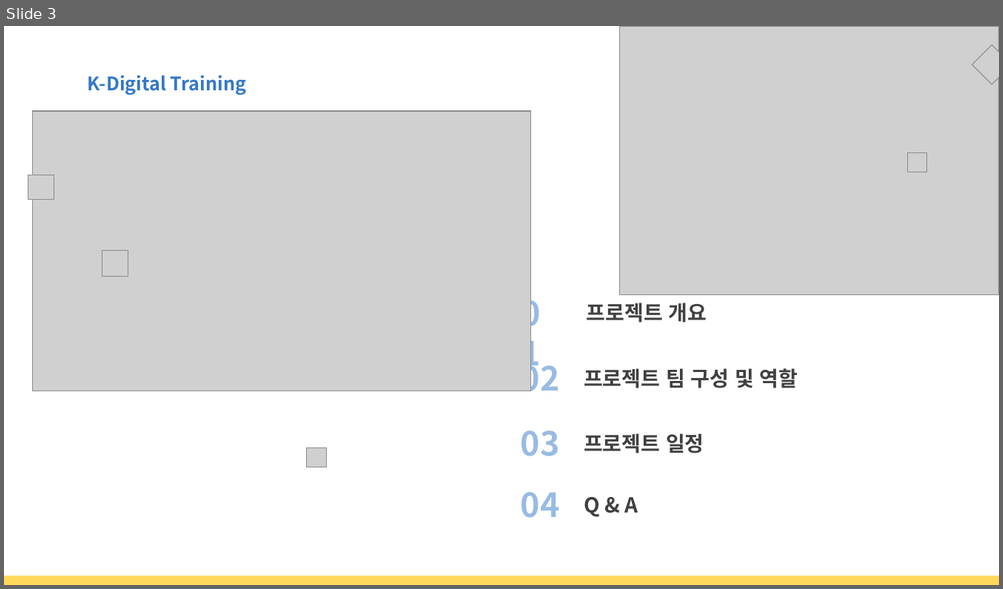
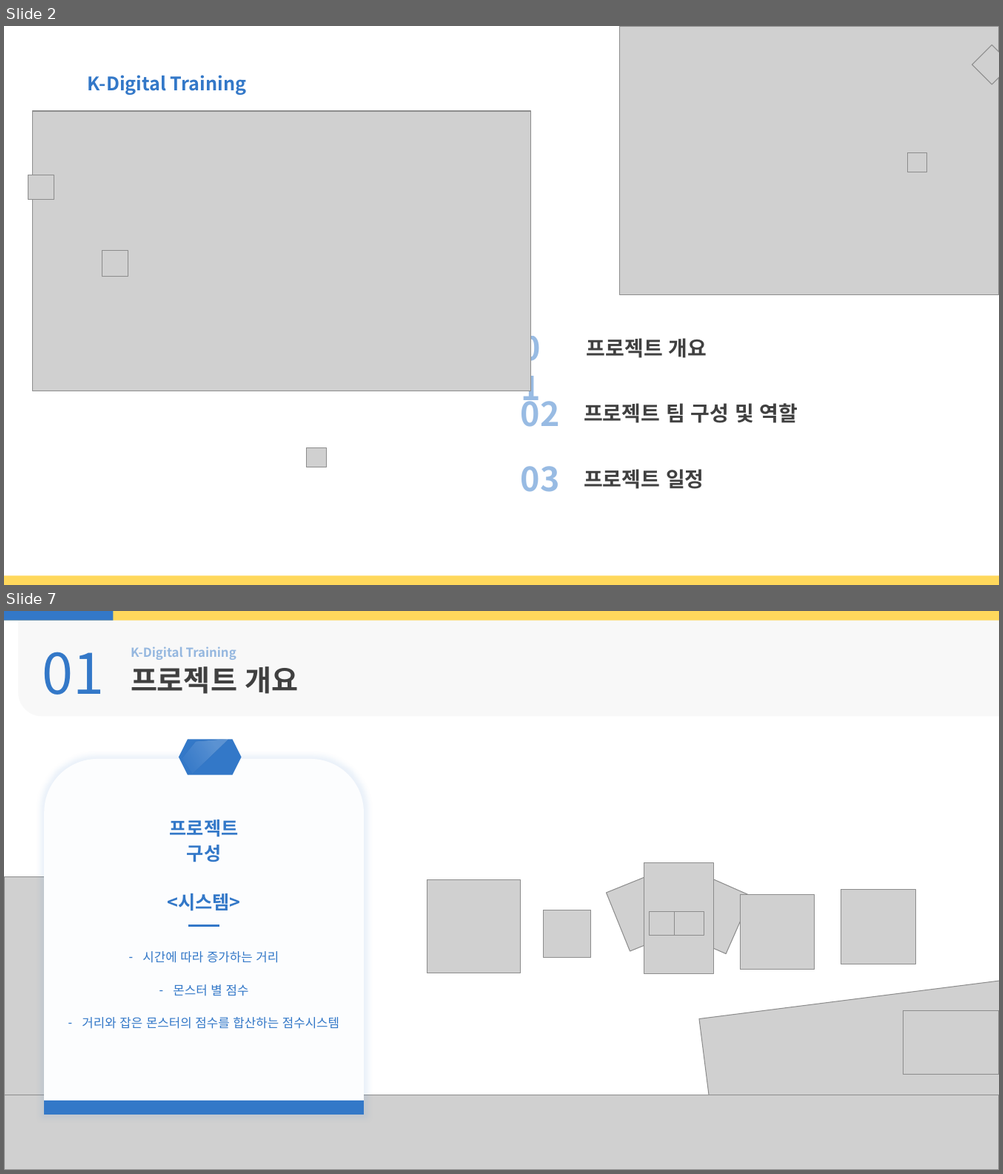
Before and after one commit to seojin0806/html_teamproject, a slide deck: 문서/제안서발표자료(수정중).pptx. Shown one above the other, each under a label of ours: slide 3 before the commit, slides 2 and 7 after it; the slides between them are not shown. The pictures are 1003x589 and 1003x1174 pixels, drawn with LibreOffice and Linux fonts; fonts in the diff are those of the drawing; grey boxes stand for pictures; background and template pictures are left out. Boxes give left, top, right and bottom in pixels: in the first picture for what was removed or moved away, otherwise in the second. Text is boxed around its words. In the diff, an @@ line names an element or a change of style, - is before the commit and + after.

```diff
--- a/문서/제안서발표자료(수정중).pptx
+++ b/문서/제안서발표자료(수정중).pptx
@@ slide 7 added at (x1=4, y1=611, x2=999, y2=1170), background picture (left out) @@
@@ rectangle added at (x1=4, y1=611, x2=999, y2=620), fill #FFD85C @@
@@ rectangle added at (x1=4, y1=611, x2=113, y2=620), fill #3378C8 @@
@@ round rect added at (x1=18, y1=617, x2=999, y2=717), fill #F2F2F2 at 50% opacity @@
@@ text added at (x1=42, y1=652, x2=104, y2=695), 54 pt, text #3378C8 @@
+01
@@ text added at (x1=131, y1=647, x2=236, y2=660), 12 pt, text #3378C8 at 50% opacity, bold @@
+K-Digital Training
@@ text added at (x1=131, y1=667, x2=299, y2=694), 28 pt, text #404040, bold @@
+프로젝트 개요
@@ picture added at (x1=643, y1=863, x2=714, y2=974) @@
@@ picture added at (x1=682, y1=877, x2=752, y2=954) @@
@@ picture added at (x1=4, y1=877, x2=242, y2=1110) @@
@@ picture added at (x1=427, y1=880, x2=521, y2=974) @@
@@ picture added at (x1=606, y1=878, x2=668, y2=952) @@
@@ picture added at (x1=740, y1=895, x2=814, y2=970) @@
@@ picture added at (x1=841, y1=890, x2=916, y2=965) @@
@@ picture added at (x1=543, y1=910, x2=590, y2=958) @@
@@ picture added at (x1=649, y1=911, x2=677, y2=936) @@
@@ picture added at (x1=674, y1=912, x2=704, y2=937) @@
@@ group added at (x1=44, y1=735, x2=364, y2=1116): 3 texts, 1 round same rect, 1 rectangle, 1 hexagon, 1 freeform shape, 1 line @@
+프로젝트
+구성
+<시스템>
+2
+– 시간에 따라 증가하는 거리
+– 몬스터 별 점수
+– 거리와 잡은 몬스터의 점수를 합산하는 점수시스템
@@ picture added at (x1=700, y1=981, x2=999, y2=1170) @@
@@ picture added at (x1=4, y1=1030, x2=122, y2=1169) @@
@@ picture added at (x1=903, y1=1011, x2=999, y2=1074) @@
@@ picture added at (x1=4, y1=1095, x2=999, y2=1170) @@
@@ what was slide 3 is now slide 2 @@
@@ slide 2 changed as well @@
@@ 4 texts moved together from (x1=514, y1=289, x2=798, y2=392) to (x1=514, y1=324, x2=798, y2=427) @@
@@ text "03" moved from (x1=521, y1=431, x2=560, y2=457) to (x1=521, y1=466, x2=560, y2=492) @@
@@ text "프로젝트 일정" moved from (x1=583, y1=434, x2=704, y2=454) to (x1=583, y1=469, x2=704, y2=489) @@
@@ text removed at (x1=521, y1=492, x2=560, y2=518) @@
-04
@@ text removed at (x1=583, y1=497, x2=637, y2=517) @@
-Q & A
```
Also in this commit, not shown: 4 other slides changed, 5 other slides added, 8 slides removed.
